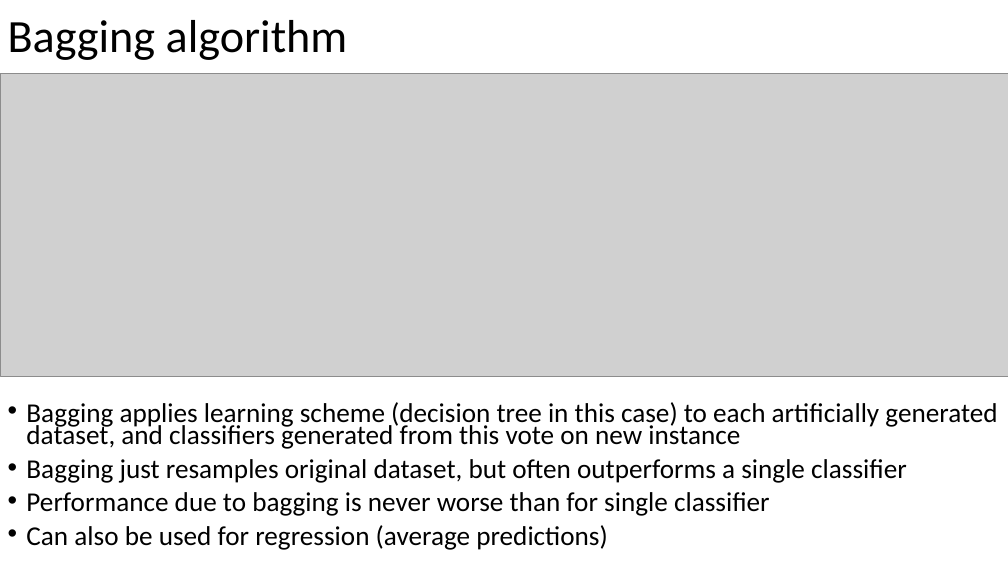
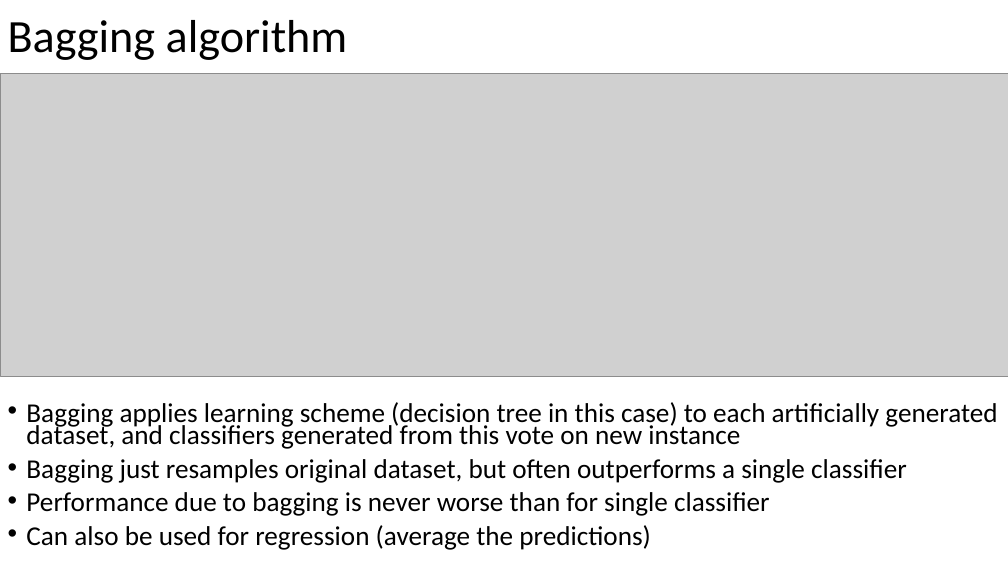
Before and after one commit to russellu/cs405, a slide deck: slide 8 of Lecture_25.pptx (slide 7 before the commit). Drawn at 1008x567 pixels with LibreOffice and Linux fonts; fonts in the diff are those of the drawing; grey boxes stand for pictures. Boxes give left, top, right and bottom in pixels: in the first picture for what was removed or moved away, otherwise in the second. Text is boxed around its words. In the diff, an @@ line names an element or a change of style, - is before the commit and + after.

```diff
--- a/Lecture_25.pptx
+++ b/Lecture_25.pptx
@@ text at (26, 525, 651, 550): text changed @@
-• Can also be used for regression (average predictions)
+• Can also be used for regression (average the predictions)
```
Also in this commit, not shown: 8 other slides changed, 2 slides added, 1 other file.
